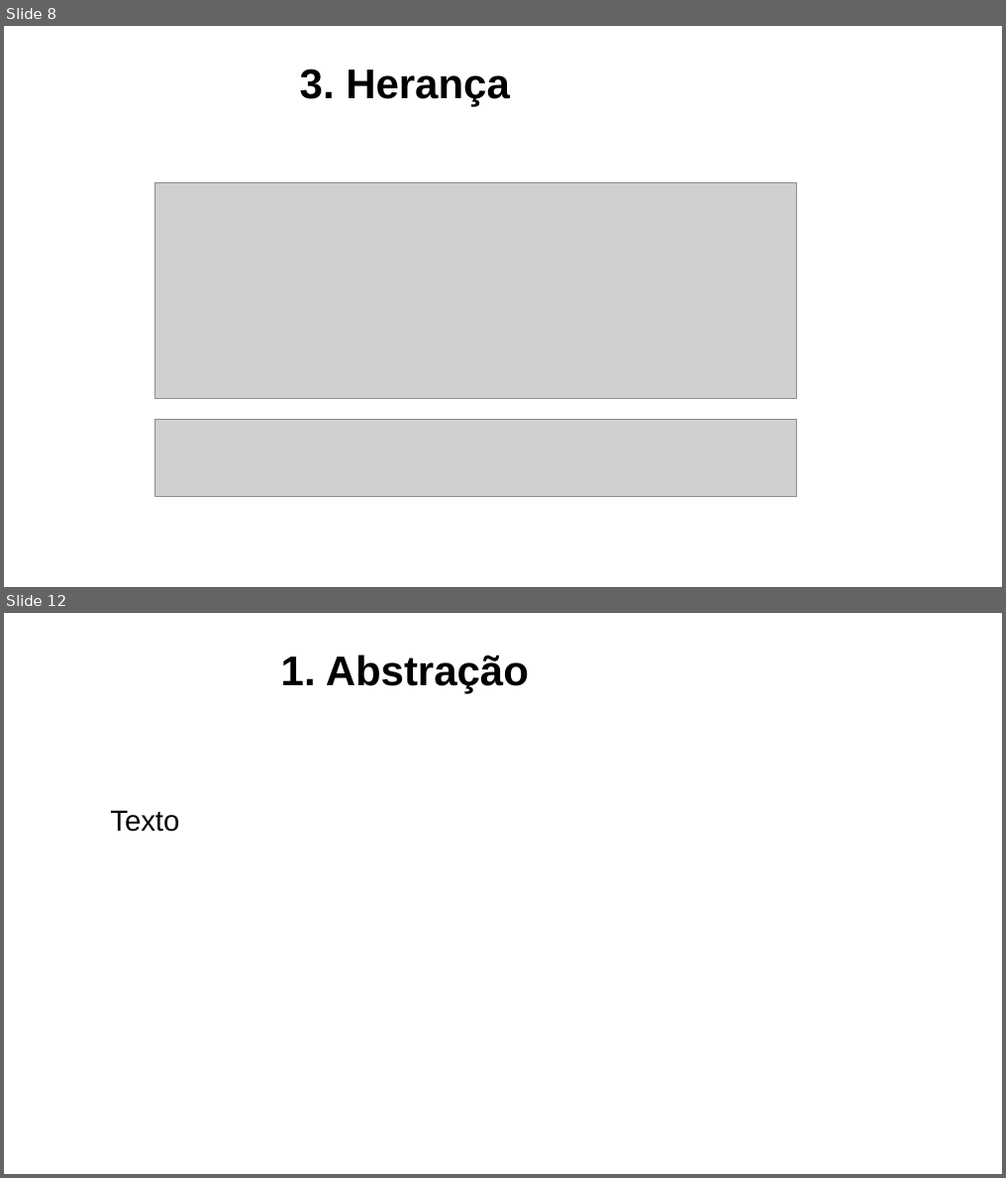
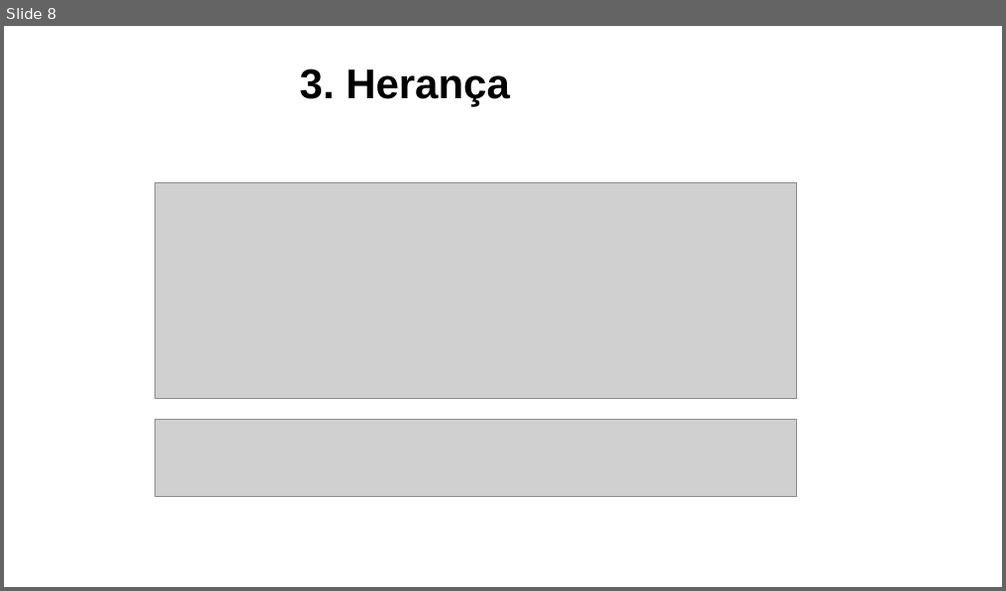
Before and after one commit to lucasdorador/Projetos, a slide deck: TDP/1o. Semestre 2018/Apresentação.pptx. Shown one above the other, each under a label of ours: slides 8 and 12 before the commit, slide 8 after it; the slides between them are not shown. The pictures are 1006x1178 and 1006x591 pixels, drawn with LibreOffice and Linux fonts; fonts in the diff are those of the drawing; grey boxes stand for pictures; background and template pictures are left out. Boxes give left, top, right and bottom in pixels: in the first picture for what was removed or moved away, otherwise in the second. Text is boxed around its words. In the diff, an @@ line names an element or a change of style, - is before the commit and + after.

```diff
--- a/TDP/1o. Semestre 2018/Apresentação.pptx
+++ b/TDP/1o. Semestre 2018/Apresentação.pptx
@@ slide 12 removed at (4, 613, 1002, 1174), background picture (left out) @@
@@ text removed at (281, 655, 529, 693) @@
-1. Abstração
@@ text removed at (110, 810, 179, 832) @@
-Texto
```
Also in this commit, not shown: 4 slides changed, 11 slides added, 2 other slides removed, 3 other files.
